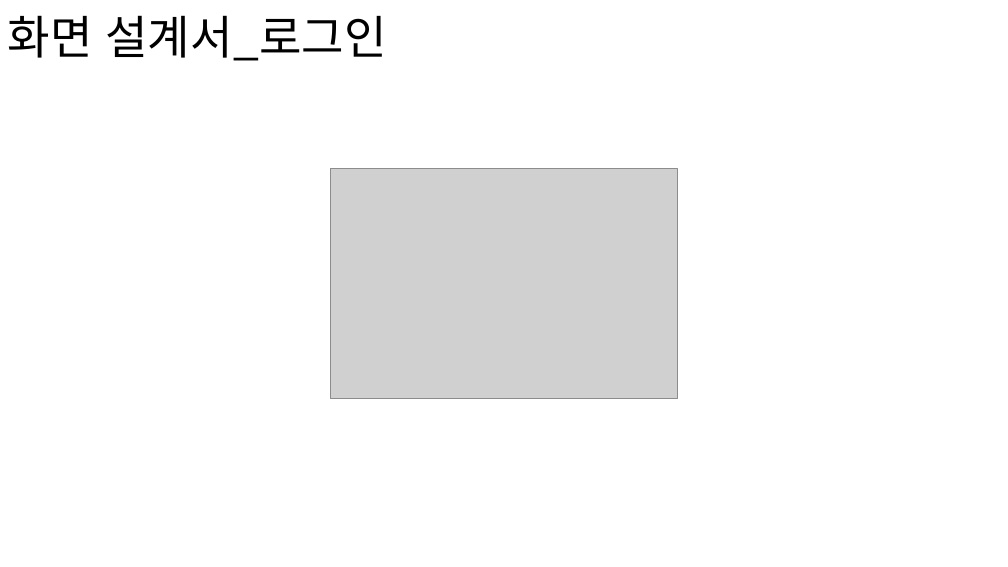
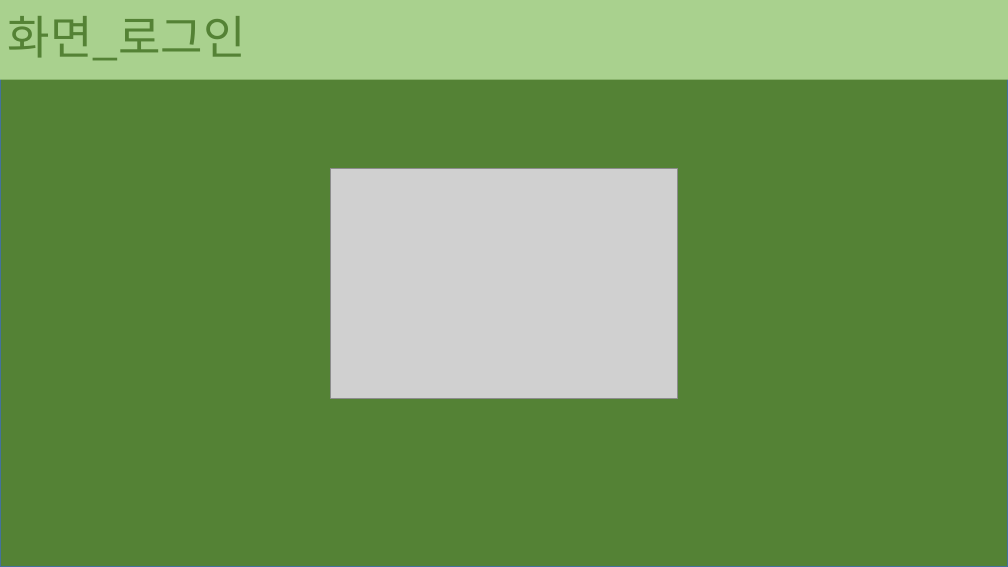
Before and after one commit to 201411096/JavaBasic, a slide deck: slide 13 of JavaBasic/src/t_teamproject/teamproject_02/document/forSubmission/포트폴리오.pptx (slide 2 before the commit). Drawn at 1008x567 pixels with LibreOffice and Linux fonts; fonts in the diff are those of the drawing; grey boxes stand for pictures. Boxes give left, top, right and bottom in pixels: in the first picture for what was removed or moved away, otherwise in the second. Text is boxed around its words. In the diff, an @@ line names an element or a change of style, - is before the commit and + after.

```diff
--- a/JavaBasic/src/t_teamproject/teamproject_02/document/forSubmission/포트폴리오.pptx
+++ b/JavaBasic/src/t_teamproject/teamproject_02/document/forSubmission/포트폴리오.pptx
@@ title "화면_로그인" resized from (x1=8, y1=15, x2=386, y2=61) to (x1=0, y1=0, x2=1008, y2=79) @@
@@ title "화면_로그인" at (x1=0, y1=0, x2=1008, y2=79): fill none to #A9D18E @@
@@ rectangle added at (x1=0, y1=0, x2=1008, y2=567), fill #548235, outline #43739E 1 pt @@
@@ title at (x1=8, y1=16, x2=246, y2=61): text changed; text colour #000000 to #548235 @@
-화면 설계서_로그인
+화면_로그인
```
Also in this commit, not shown: 13 other slides changed, 5 slides added, 2 slides removed, 3 other files.
